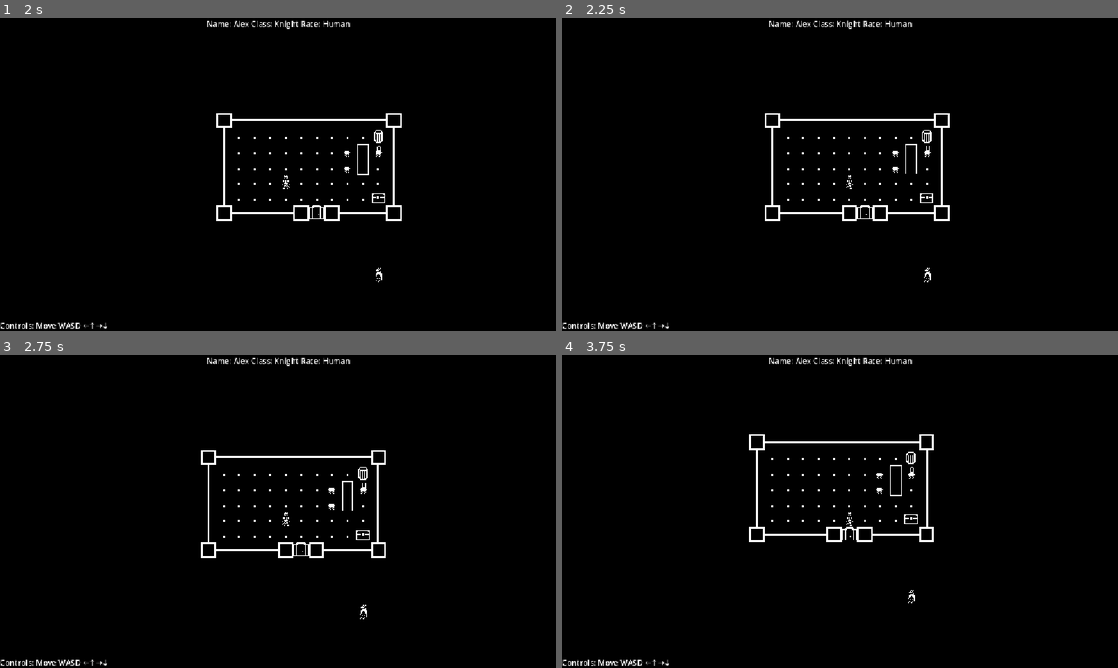
Above: before the commit, frames 1-4 (two rows, left to right).
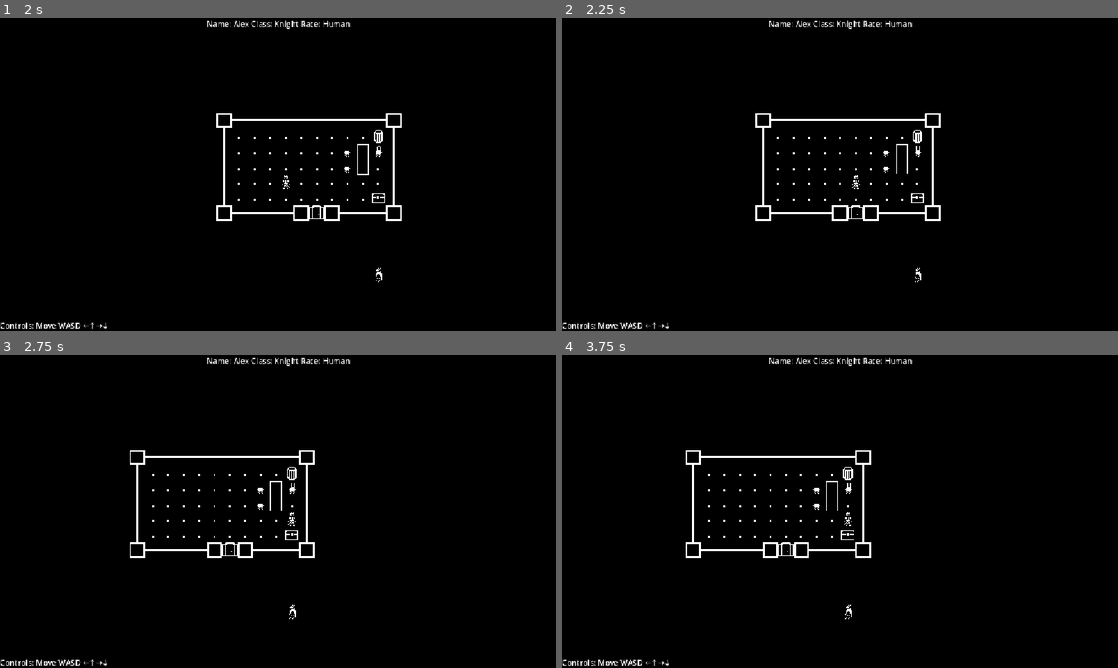
Above: after the commit, the same moments.

Repository: JohnScuzzman/Gnoll-Pointer-Godot-Game
Game: Godot game, scene res://level/main_menu.tscn
Same seed, same stepped clock (60 frames per second), same inputs: the game is played once before the commit and once after it.
Inputs (mouse positions are in pixels of both pictures, inside the frame that each line leads up to):
- Up to frame 1 (2 s): click (278, 174) at 0.52 s; type "Alex" at 0.6 s; click "Start Game" at 1.25 s
- Up to frame 2 (2.25 s): hold D (right) from 2.03 s (still down)
- Up to frame 3 (2.75 s): keep holding D (right)
- Up to frame 4 (3.75 s): release D (right) at 2.78 s; hold S (down) 2.78-3.53 s; tap Enter at 3.5 s; hold D (right) from 3.53 s (still down)

Frame 1 is identical in both runs. In frame 2, 1.6% of the frame differs, in the area x 34-70%, y 30-85%; in frame 3, 2.0%; in frame 4, 2.3%, in the area x 22-67%, y 25-85%.

Commit message:
Reintroduce the capability of holding input

Diff:
--- a/level/game_level.gd
+++ b/level/game_level.gd
@@ -25,33 +25,29 @@
 	print("This is where you would set stuff about the player")
 	user_interface.get_node("DebugLabel").text = "Name: " + str(player_name) + " Class: " + str(player_class) + " Race: " + str(player_race)
 
-func _unhandled_input(_event):
-	if ((Input.is_action_just_pressed("right") || Input.is_action_just_pressed("left") ||
-		Input.is_action_just_pressed("down") || Input.is_action_just_pressed("up")) &&
-		can_move == true):
-
-		var input_direction = Vector2(
+func _physics_process(_delta: float) -> void:
+	var input_direction = Vector2(
 			Input.get_action_strength("right") - Input.get_action_strength("left"),
 			Input.get_action_strength("down") - Input.get_action_strength("up"))
 
-		if (input_direction != Vector2.ZERO):
-			can_move = false
-			player_input_cooldown_timer.start(player_input_cooldown)
+	if (can_move == true && input_direction != Vector2.ZERO):
+		can_move = false
+		player_input_cooldown_timer.start(player_input_cooldown)
 
-			var player_collision = player.try_move_or_colide(input_direction)
-			if (player_collision != null):
-				print(player_collision.name)
-				if player_collision.is_in_group("enemy"):
-					print("Colided with an enemy")
+		var player_collision = player.try_move_or_colide(input_direction)
+		if (player_collision != null):
+			print(player_collision.name)
+			if player_collision.is_in_group("enemy"):
+				print("Colided with an enemy")
 
-					#This is just an example but basically do any sort of combat
-					#calculation with whoever is invovled
-					player_collision.on_hit()
-					player.on_hit()
-				else:
-					print("Colided with an obstacle")
+				#This is just an example but basically do any sort of combat
+				#calculation with whoever is invovled
+				player_collision.on_hit()
+				player.on_hit()
+			else:
+				print("Colided with an obstacle")
 
-			print("End of turn")
+		print("End of turn")
 
 func _on_player_input_cooldown_timeout() -> void:
 	can_move = true
